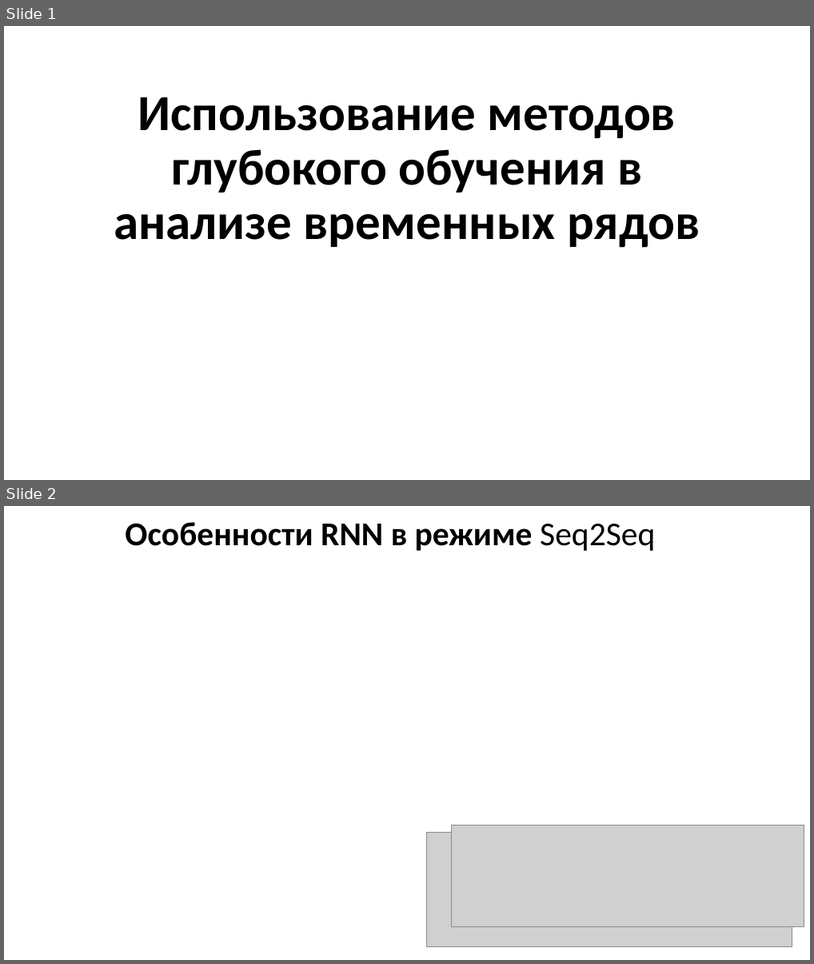
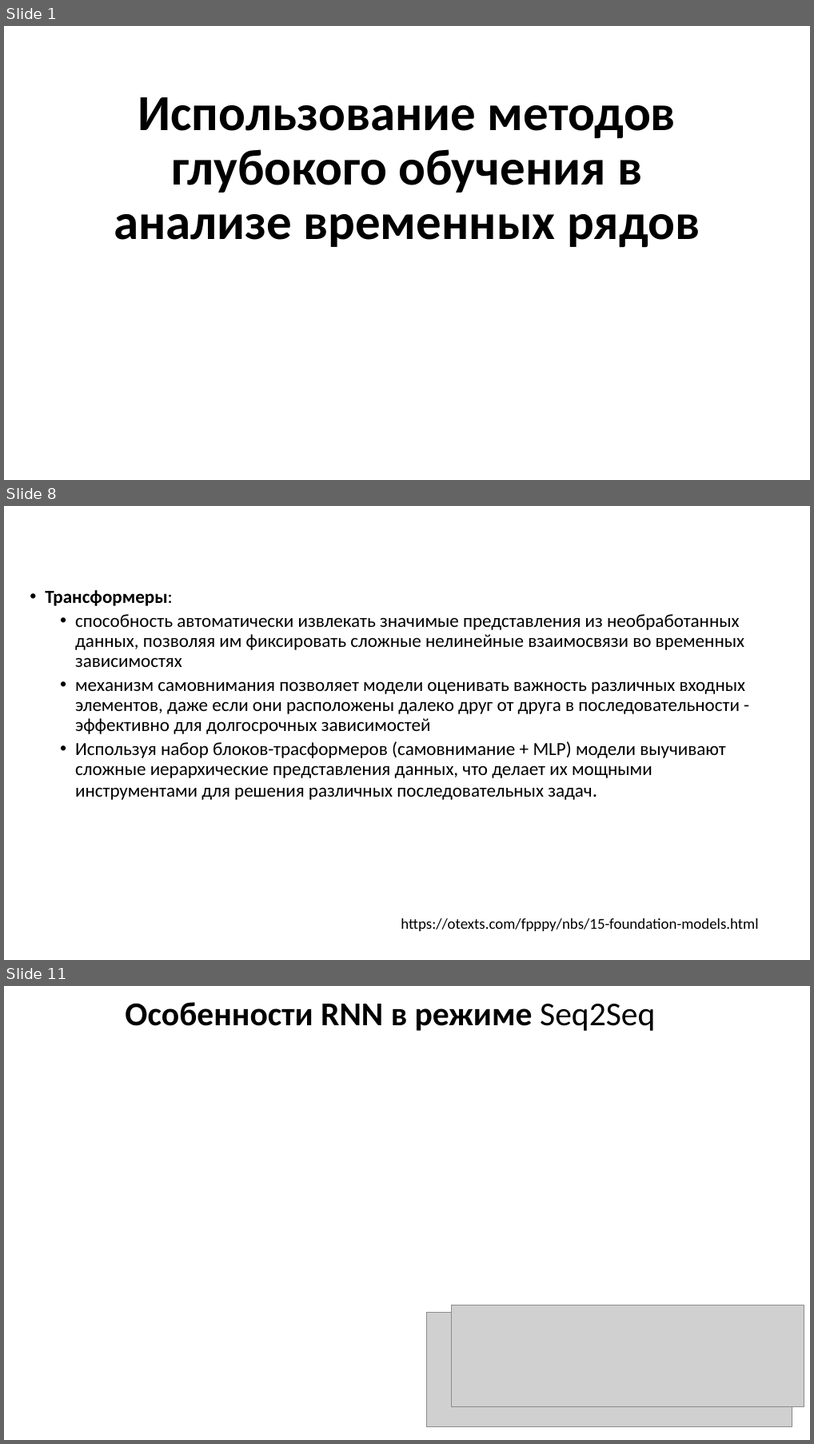
Before and after one commit to MVRonkin/TimeSeriesCourse, a slide deck: 2025/LEC/07-4 Foundation.pptx. Shown one above the other, each under a label of ours: slides 1 and 2 before the commit, slides 1, 8 and 11 after it; the slides between them are not shown. The pictures are 814x964 and 814x1444 pixels, drawn with LibreOffice and Linux fonts; fonts in the diff are those of the drawing; grey boxes stand for pictures. Boxes give left, top, right and bottom in pixels: in the first picture for what was removed or moved away, otherwise in the second. Text is boxed around its words. In the diff, an @@ line names an element or a change of style, - is before the commit and + after.

```diff
--- a/2025/LEC/07-4 Foundation.pptx
+++ b/2025/LEC/07-4 Foundation.pptx
@@ slide 8 added at (4, 506, 810, 960), background #FFFFFF @@
@@ text added at (45, 590, 746, 800), 22 pt, text #000000 @@
+• Трансформеры:
+  • способность автоматически извлекать значимые представления из необработанных данных, позволяя им фиксировать сложные нелинейные взаимосвязи во временных зависимостях
+  • механизм самовнимания позволяет модели оценивать важность различных входных элементов, даже если они расположены далеко друг от друга в последовательности - эффективно для долгосрочных зависимостей
+  • Используя набор блоков-трасформеров (самовнимание + MLP) модели выучивают сложные иерархические представления данных, что делает их мощными инструментами для решения различных последовательных задач.
@@ text added at (401, 918, 758, 931), 18 pt, text #000000 @@
+https://otexts.com/fpppy/nbs/15-foundation-models.html
@@ what was slide 2 is now slide 11 @@
```
Also in this commit, not shown: 8 other slides added.
